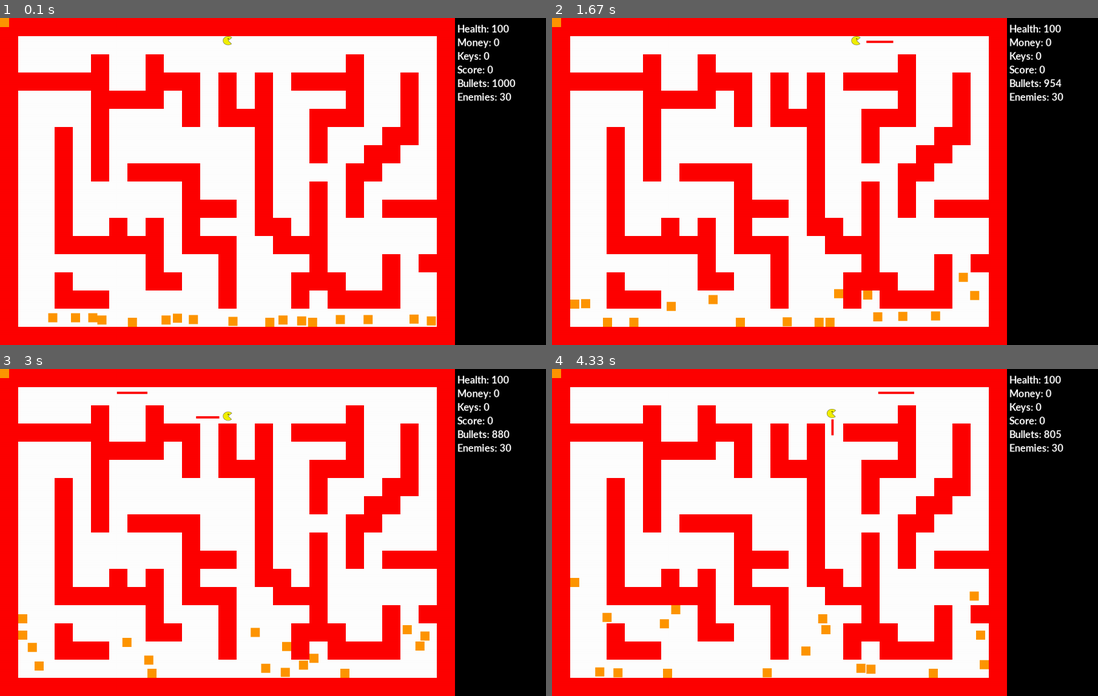
Above: before the commit, frames 1-4 (two rows, left to right).
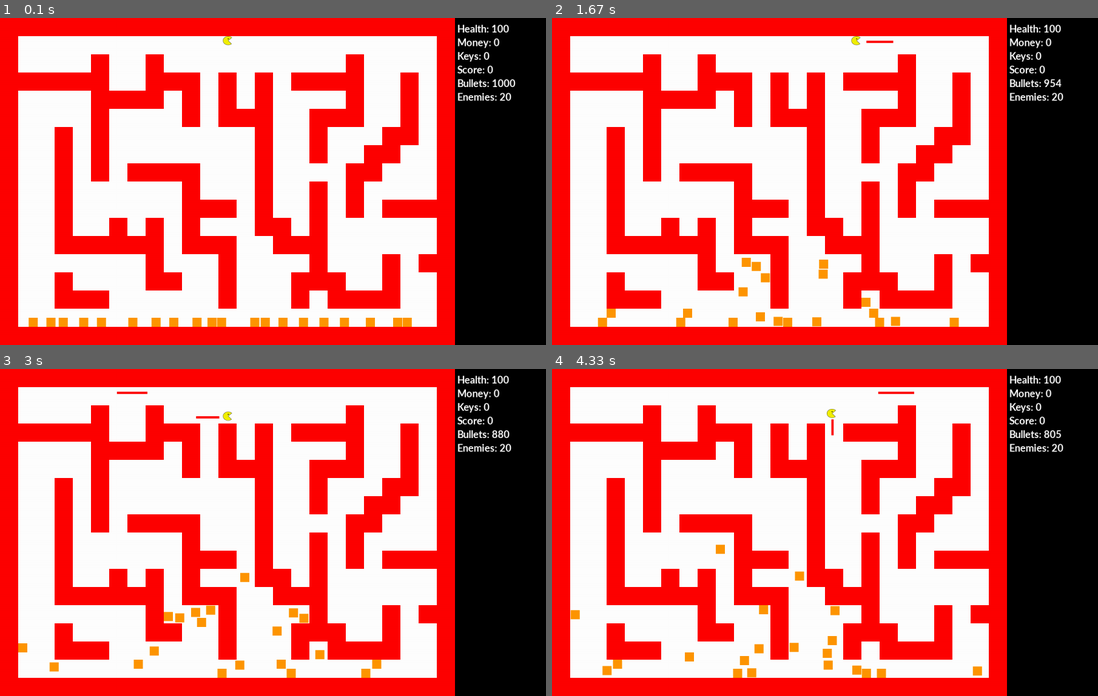
Above: after the commit, the same moments.

Repository: JavierRT7/RamosTurnes-classwork
Game: pygame game, started from pyGame/mini project/mini-project.py
The game is run twice, just before and just after one commit, with the same random seed, the same clock (stepped at 60 frames per second) and the same inputs.
Inputs:
- Up to frame 1 (0.1 s): no input
- Up to frame 2 (1.67 s): hold Right 0.33-0.8 s; hold Up 0.83-1.13 s; hold W 0.83-1.13 s; hold Right 1.17-1.63 s; hold D 1.17-1.63 s
- Up to frame 3 (3 s): hold Left 1.67-2.2 s; hold A 1.67-2.2 s; hold Down 2.23-2.53 s; hold S 2.23-2.53 s; hold Left 2.57-2.97 s; hold A 2.57-2.97 s
- Up to frame 4 (4.33 s): hold Up 3-3.37 s; hold W 3-3.37 s; hold Right 3.4-4.03 s; hold D 3.4-4.03 s; hold Down from 4.07 s (still down); hold S from 4.07 s (still down)

The runs differ from the first frame. In frame 1, 1.3% of the frame differs, in the area x 0-93%, y 0-95%; in frame 2, 1.6%; in frame 3, 1.9%; in frame 4, 1.8%.

Commit message:
Update mini-project.py

Diff:
--- a/pyGame/mini project/mini-project.py
+++ b/pyGame/mini project/mini-project.py
@@ -308,7 +308,7 @@
 bullet_group = pygame.sprite.Group()
 boss_group = pygame.sprite.Group()
 boss_bullet_group = pygame.sprite.Group()
-enemy_number = 30
+enemy_number = 20
 player = Player(20, 20, 100, 0, 0, 0, 1000)
 player_group.add(player)
 all_sprites_group.add(player)
@@ -332,8 +332,8 @@
 #Next
 for counter in range(enemy_number):
   enemy = Enemy(ORANGE, 20, 20, random.randint(-3, 3), 0, wall_group)
-  enemy.rect.x = random.randint(50, 950)
-  enemy.rect.y = random.randint(650, 660)
+  enemy.rect.x = (counter + 1) * 45
+  enemy.rect.y = 660
   enemy_group.add(enemy)
   all_sprites_group.add(enemy)
 #Next
